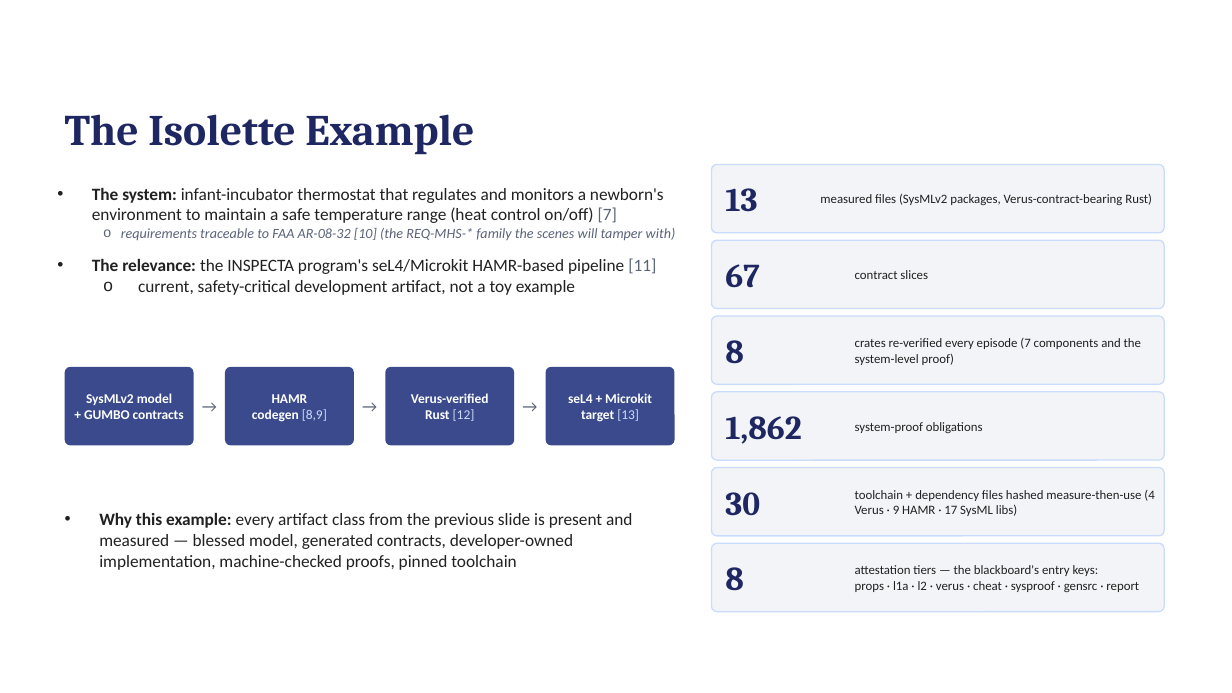
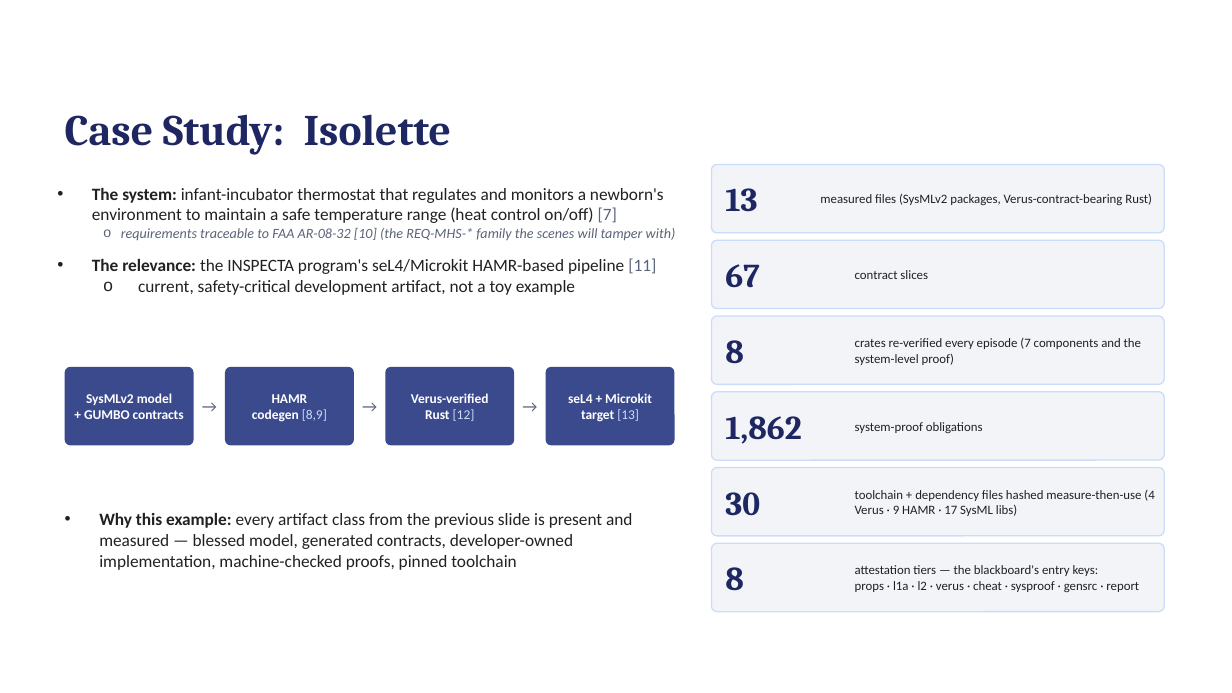
Before and after one commit to ku-sldg/pybb, a slide deck: slide 9 of docs/video_slides_draft.pptx. Drawn at 1232x693 pixels with LibreOffice and Linux fonts; fonts in the diff are those of the drawing. Boxes give left, top, right and bottom in pixels: in the first picture for what was removed or moved away, otherwise in the second. Text is boxed around its words. In the diff, an @@ line names an element or a change of style, - is before the commit and + after.

```diff
--- a/docs/video_slides_draft.pptx
+++ b/docs/video_slides_draft.pptx
@@ text at <box>65,114,452,155</box>: text changed @@
-The Isolette Example
+Case Study: Isolette
```
Also in this commit, not shown: 4 other slides changed, 4 other files.
